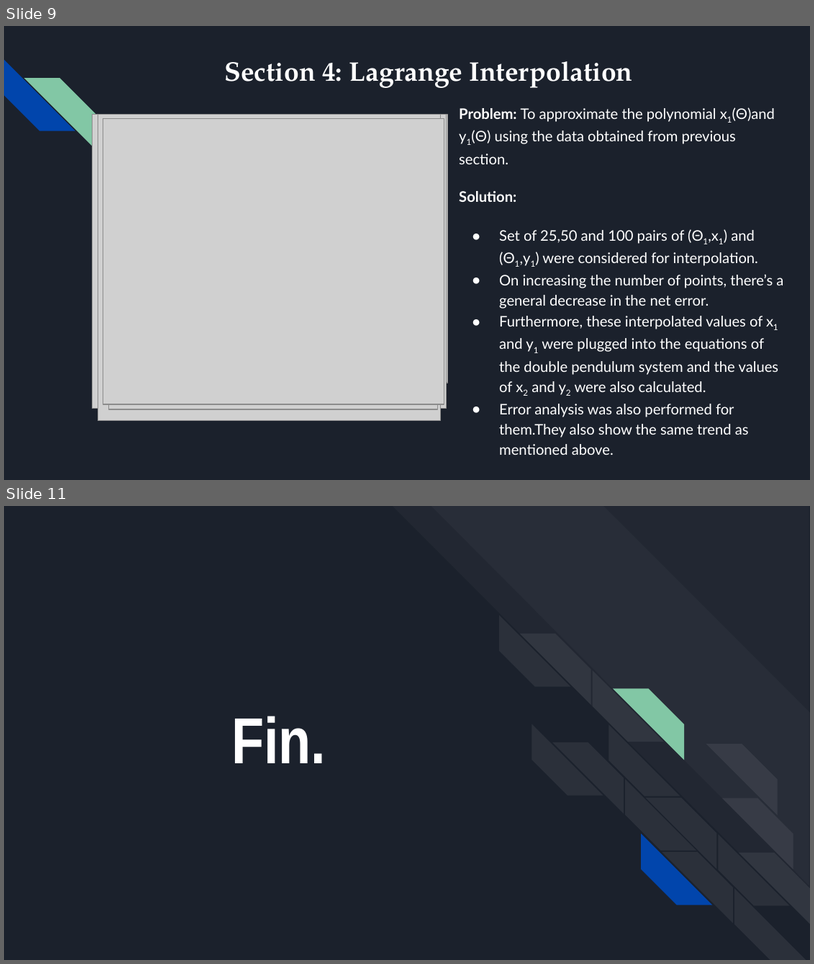
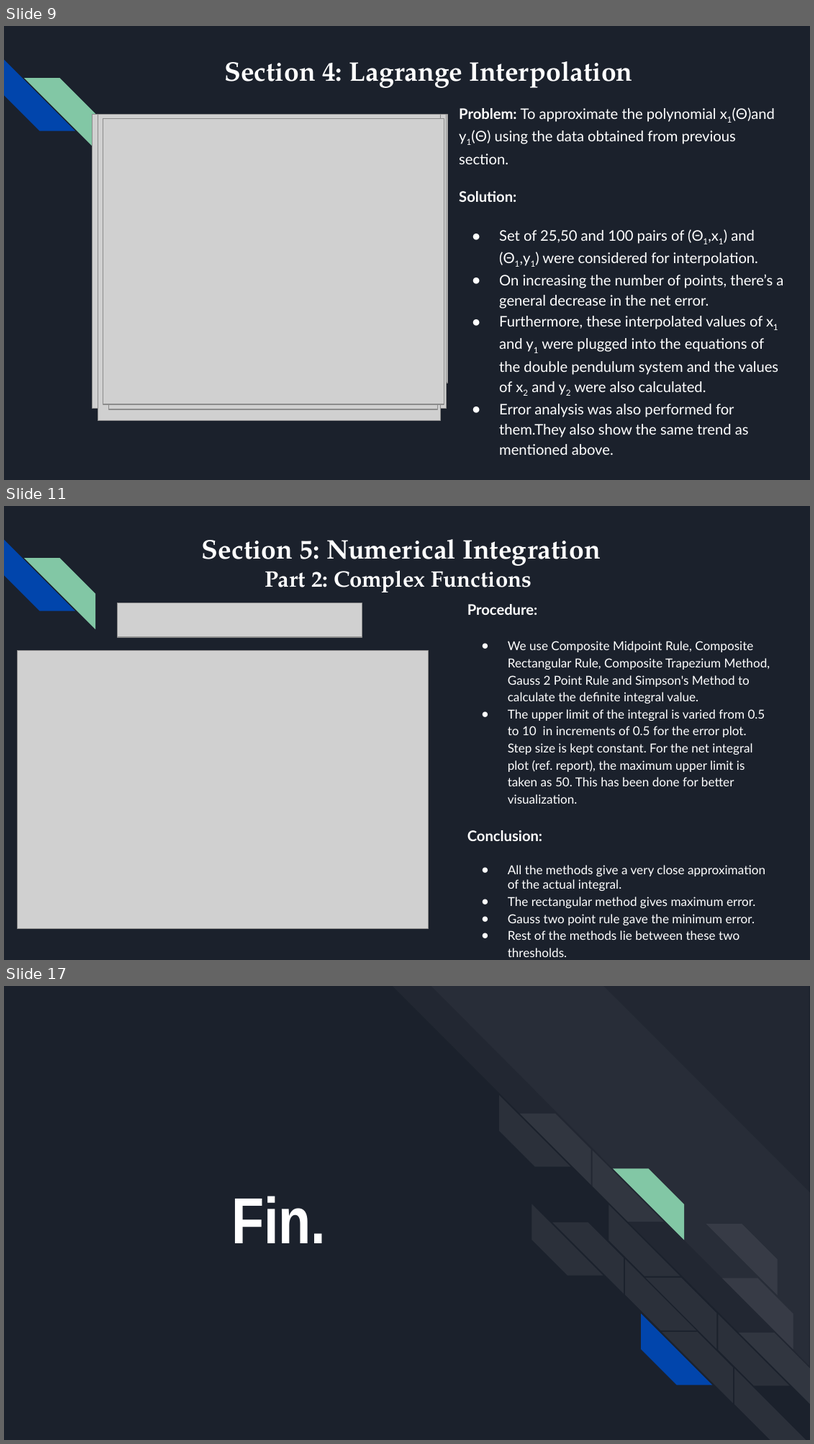
Before and after one commit to shantanutyagi67/CS374_Labs, a slide deck: Project/Submission/201801015_ProjectPPT.pptx. Shown one above the other, each under a label of ours: slides 9 and 11 before the commit, slides 9, 11 and 17 after it; the slides between them are not shown. The pictures are 814x964 and 814x1444 pixels, drawn with LibreOffice and Linux fonts; fonts in the diff are those of the drawing; grey boxes stand for pictures. Boxes give left, top, right and bottom in pixels: in the first picture for what was removed or moved away, otherwise in the second. Text is boxed around its words. In the diff, an @@ line names an element or a change of style, - is before the commit and + after.

```diff
--- a/Project/Submission/201801015_ProjectPPT.pptx
+++ b/Project/Submission/201801015_ProjectPPT.pptx
@@ slide 11 added at [4, 506, 810, 960], background #1B212C; not listed: 2 template elements that a slide beside it also shows @@
@@ text added at [202, 539, 601, 592], 24 pt, text #FFFFFF, bold @@
+Section 5: Numerical Integration
+Part 2: Complex Functions
@@ picture added at [118, 602, 362, 638] @@
@@ text added at [468, 604, 771, 957], 11 pt, text #FFFFFF @@
+Procedure:
+● We use Composite Midpoint Rule, Composite Rectangular Rule, Composite Trapezium Method, Gauss 2 Point Rule and Simpson's Method to calculate the definite integral value.
+● The upper limit of the integral is varied from 0.5 to 10 in increments of 0.5 for the error plot. Step size is kept constant. For the net integral plot (ref. report), the maximum upper limit is taken as 50. This has been done for better visualization.
+Conclusion:
+● All the methods give a very close approximation of the actual integral.
+● The rectangular method gives maximum error.
+● Gauss two point rule gave the minimum error.
+● Rest of the methods lie between these two thresholds.
@@ picture added at [18, 650, 429, 929] @@
@@ what was slide 11 is now slide 17 @@
```
Also in this commit, not shown: 2 slides changed, 6 other slides added, 1 slide removed, 6 other files.
